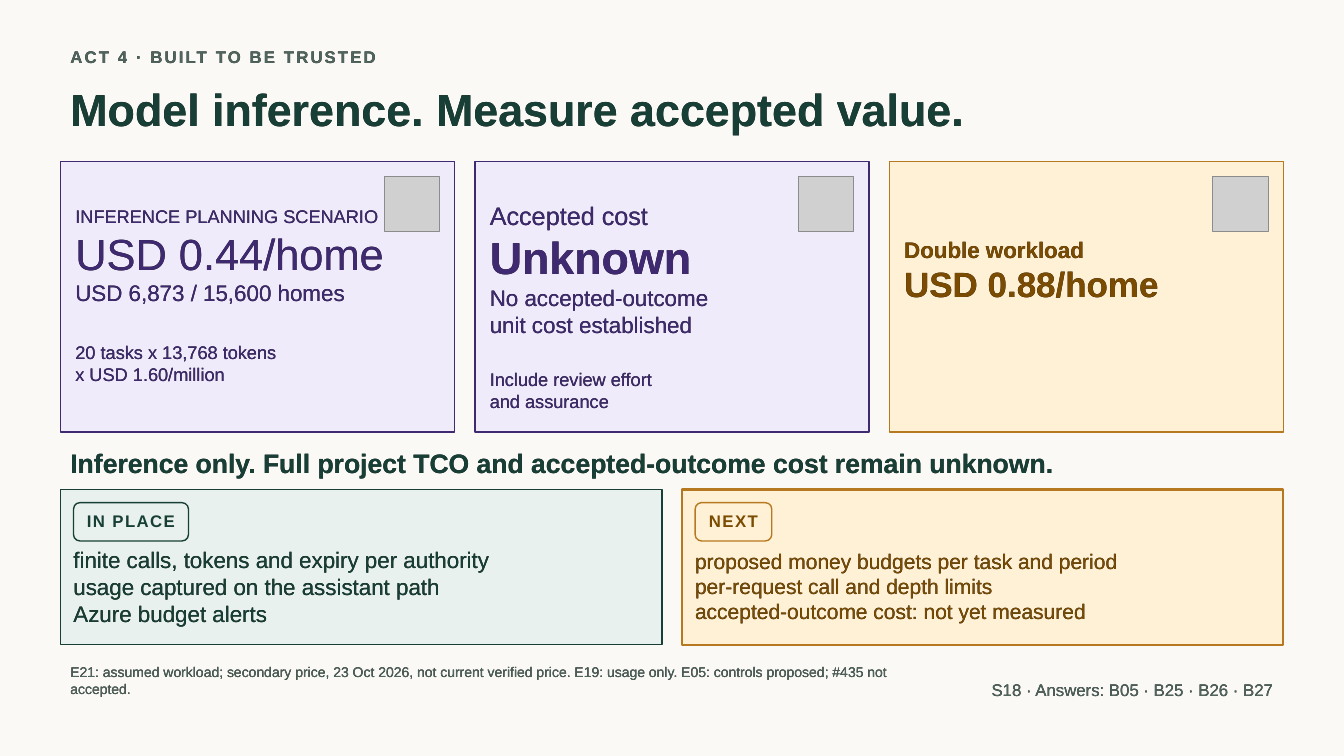
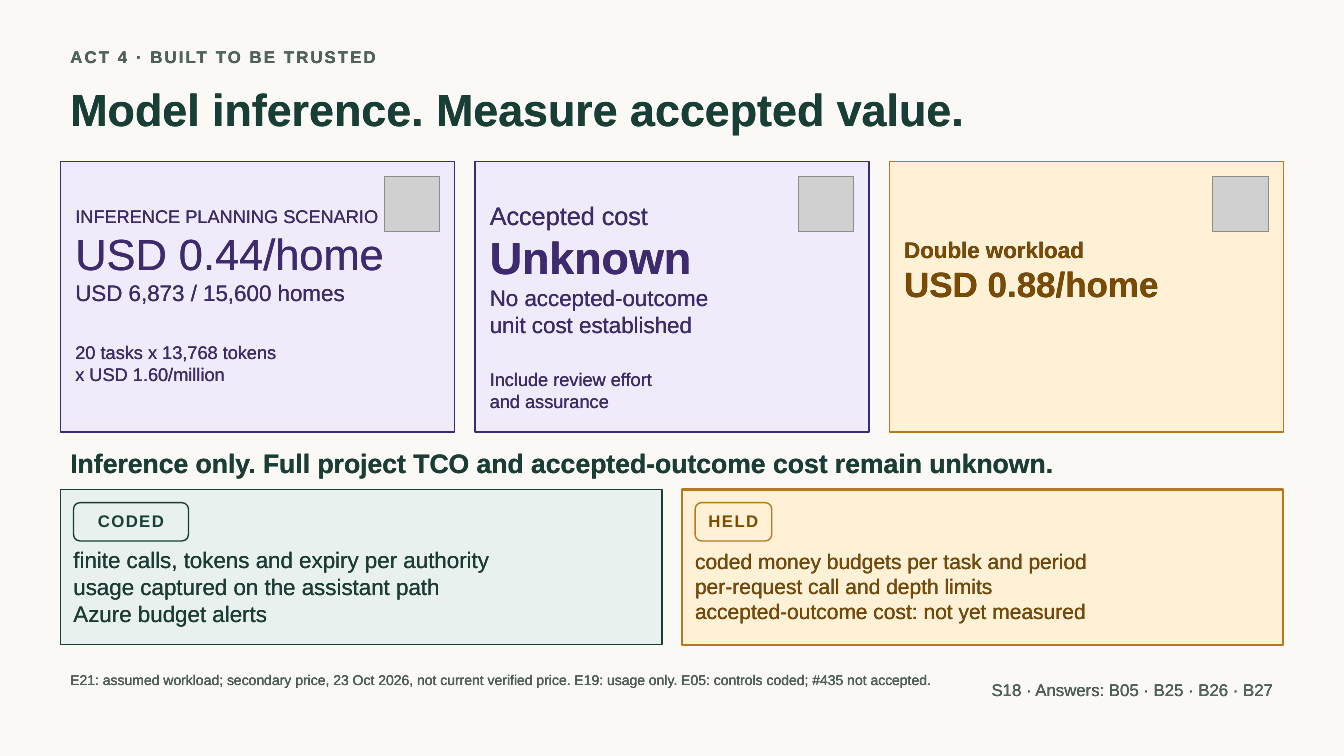
Before and after one commit to jmservera/ama, a slide deck: slide 21 of docs/capstone/deck/zava-forward-cowork-v2-draft.pptx. Drawn at 1344x756 pixels with LibreOffice and Linux fonts; fonts in the diff are those of the drawing; grey boxes stand for pictures. Boxes give left, top, right and bottom in pixels: in the first picture for what was removed or moved away, otherwise in the second. Text is boxed around its words. In the diff, an @@ line names an element or a change of style, - is before the commit and + after.

```diff
--- a/docs/capstone/deck/zava-forward-cowork-v2-draft.pptx
+++ b/docs/capstone/deck/zava-forward-cowork-v2-draft.pptx
@@ text in rounded rectangle at (98, 515, 164, 527): text changed @@
-IN PLACE
+CODED
@@ text in rounded rectangle at (708, 515, 758, 527): text changed @@
-NEXT
+HELD
@@ text at (695, 553, 1087, 573): text changed @@
-proposed money budgets per task and period
+coded money budgets per task and period
@@ text at (70, 674, 932, 688): text changed @@
-E21: assumed workload; secondary price, 23 Oct 2026, not current verified price. E19: usage only. E05: controls proposed; #435 not accepted.
+E21: assumed workload; secondary price, 23 Oct 2026, not current verified price. E19: usage only. E05: controls coded; #435 not accepted.
```
Also in this commit, not shown: 2 other slides changed, 10 other files.
